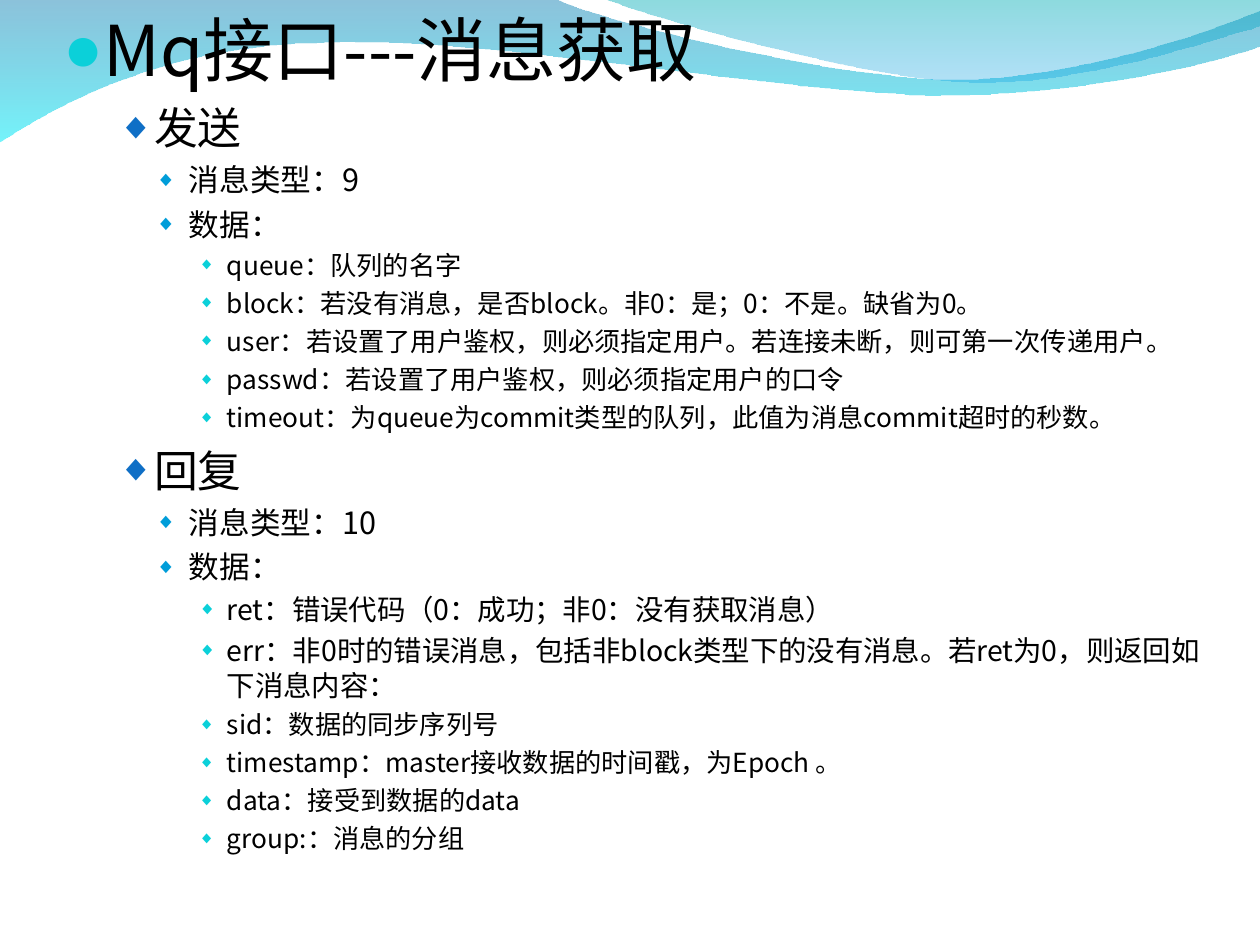
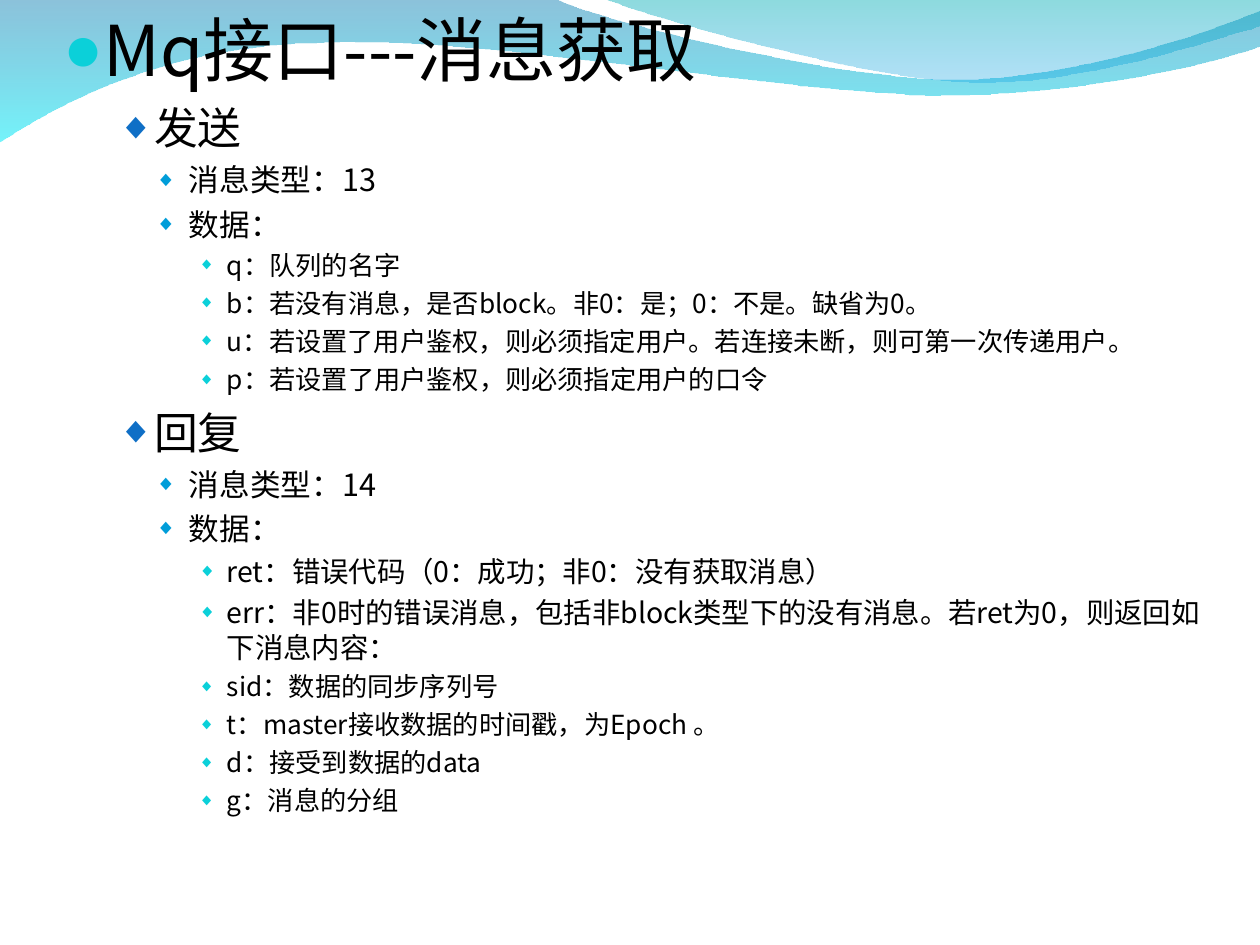
Before and after one commit to burstas/cwinux-mq, a slide deck: slide 20 of mq/doc/mq_introduce.ppt (slide 19 before the commit). Drawn at 1260x945 pixels with LibreOffice and Linux fonts; fonts in the diff are those of the drawing; background and template pictures are left out. Boxes give left, top, right and bottom in pixels: in the first picture for what was removed or moved away, otherwise in the second. Text is boxed around its words. In the diff, an @@ line names an element or a change of style, - is before the commit and + after.

```diff
--- a/mq/doc/mq_introduce.ppt
+++ b/mq/doc/mq_introduce.ppt
@@ text at <box>189,165,377,194</box>: text changed @@
-    ◆ 消息类型：9
+    ◆ 消息类型：13
@@ text at <box>227,253,1134,395</box>: text changed @@
-      ◆ queue：队列的名字
-      ◆ block：若没有消息，是否block。非0：是；0：不是。缺省为0。
-      ◆ user：若设置了用户鉴权，则必须指定用户。若连接未断，则可第一次传递用户。
-      ◆ passwd：若设置了用户鉴权，则必须指定用户的口令
-      ◆ timeout：为queue为commit类型的队列，此值为消息commit超时的秒数。
+      ◆ q：队列的名字
+      ◆ b：若没有消息，是否block。非0：是；0：不是。缺省为0。
+      ◆ u：若设置了用户鉴权，则必须指定用户。若连接未断，则可第一次传递用户。
+      ◆ p：若设置了用户鉴权，则必须指定用户的口令
@@ text at <box>189,470,377,499</box>: text changed @@
-    ◆ 消息类型：10
+    ◆ 消息类型：14
@@ text at <box>227,712,719,817</box>: text changed @@
-      ◆ timestamp：master接收数据的时间戳，为Epoch 。
-      ◆ data：接受到数据的data
-      ◆ group:：消息的分组
+      ◆ t：master接收数据的时间戳，为Epoch 。
+      ◆ d：接受到数据的data
+      ◆ g：消息的分组
```
Also in this commit, not shown: 13 other slides changed, 2 slides added, 1 slide removed, 1 other file.
